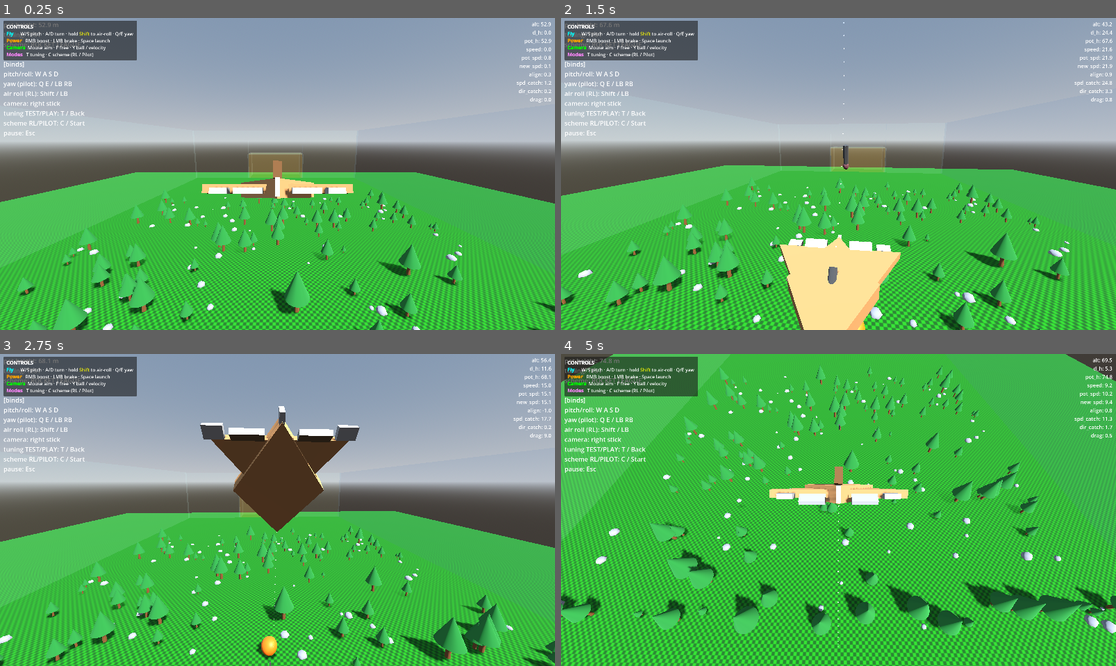
Above: before the commit, frames 1-4 (two rows, left to right).
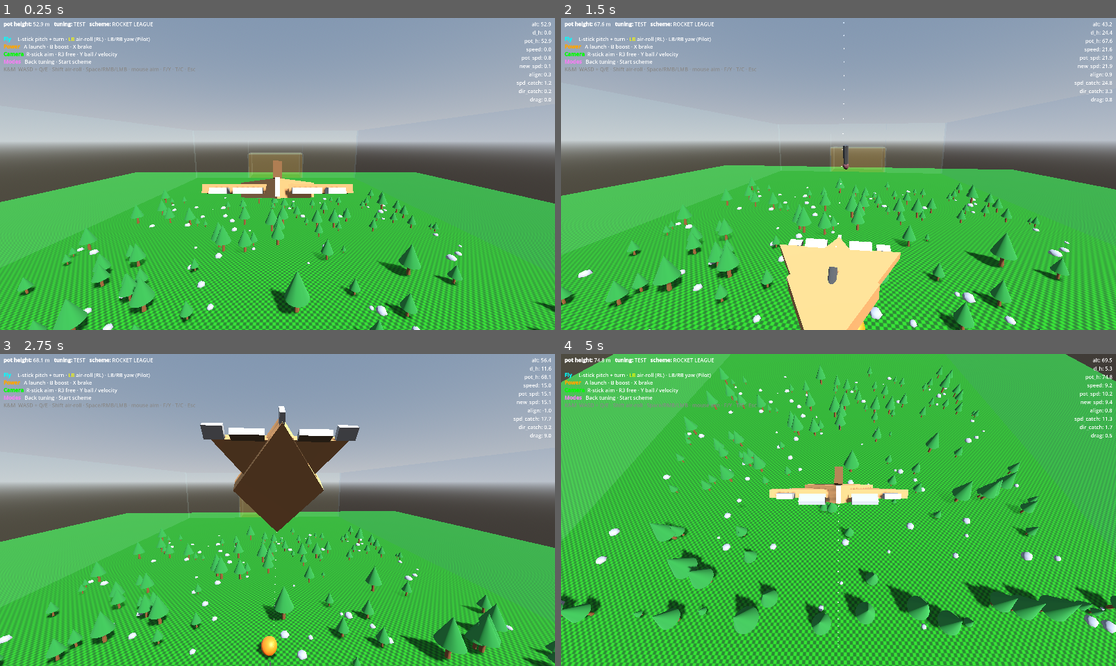
Above: after the commit, the same moments.

Repository: westonkelliher/glider
Game: Godot game, scene res://scenes/main.tscn
Two runs of this game, one before a commit and one after it. Both use one fixed random seed, a clock stepped at 60 frames per second and the inputs below.
Inputs (mouse positions are in pixels of both pictures, inside the frame that each line leads up to):
- Up to frame 1 (0.25 s): no input
- Up to frame 2 (1.5 s): tap Enter at 0.5 s; move the mouse to (866, 174) at 0.52 s; hold Right mouse button (boost) 0.53-1.28 s; hold W (move_forward) from 0.53 s (still down); tap Space (launch) at 0.8, 1.35 s; move the mouse to (810, 174) at 1.27 s
- Up to frame 3 (2.75 s): keep holding W (move_forward); right-click (249, 510) at 1.55 s; move the mouse to (288, 503) at 2.02 s; press the mouse at (288, 503) at 2.03 s; tap Space (launch) at 2.3 s
- Up to frame 4 (5 s): keep holding W (move_forward); move the mouse to (832, 516) at 2.77 s; release the mouse at (832, 516) at 2.78 s; tap Shift (air_roll) at 2.85 s; right-click (832, 516) at 3.05 s; move the mouse to (877, 513) at 3.52 s; hold Right mouse button (boost) 3.53-4.28 s; tap Space (launch) at 3.8 s; move the mouse to (794, 506) at 4.27 s; tap Y (cam_ball_toggle) at 4.35 s; right-click (794, 506) at 4.55 s

The runs differ from the first frame. In frame 1, 3.7% of the frame differs, in the area x 0-36%, y 0-39%; in frame 2, 3.7%; in frame 3, 3.7%; in frame 4, 3.9%.

Commit message:
HUD: remove duplicate controls panel; color-code binds, controller-first
The runtime hud.gd already drew a top-left binds list, so the main.tscn
panel was a second overlapping layer. Drop it and instead enhance the
existing HUD: RichTextLabel + BBCode color coding, gamepad bindings
primary (incl. new R3 free / Y ball-cam) and K&M as a dimmed secondary line.

Co-Authored-By: Claude Opus 4.8 (1M context) <noreply@anthropic.com>

Diff:
--- a/scenes/main.tscn
+++ b/scenes/main.tscn
@@ -45,32 +45,3 @@
 transform = Transform3D(1, 0, 0, 0, 1, 0, 0, 0, 1, 2.9999924, 82.19779, 90.10272)
 target = NodePath("../GliderBody")
 ball = NodePath("../Ball")
-
-[node name="HUD" type="CanvasLayer" parent="."]
-
-[node name="Panel" type="PanelContainer" parent="HUD"]
-offset_left = 12.0
-offset_top = 10.0
-offset_right = 12.0
-offset_bottom = 10.0
-grow_horizontal = 1
-grow_vertical = 1
-
-[node name="Margin" type="MarginContainer" parent="HUD/Panel"]
-theme_override_constants/margin_left = 10
-theme_override_constants/margin_top = 8
-theme_override_constants/margin_right = 12
-theme_override_constants/margin_bottom = 8
-
-[node name="Controls" type="RichTextLabel" parent="HUD/Panel/Margin"]
-bbcode_enabled = true
-fit_content = true
-scroll_active = false
-autowrap_mode = 0
-theme_override_font_sizes/normal_font_size = 16
-theme_override_font_sizes/bold_font_size = 17
-text = "[b]CONTROLS[/b]
-[color=aqua][b]Fly[/b][/color]      W/S pitch · A/D turn · hold [color=yellow]Shift[/color] to air-roll · Q/E yaw
-[color=orange][b]Power[/b][/color]   RMB boost · LMB brake · Space launch
-[color=lime][b]Camera[/b][/color]  Mouse aim · F free · Y ball / velocity
-[color=violet][b]Modes[/b][/color]   T tuning · C scheme (RL / Pilot)"
--- a/scripts/hud.gd
+++ b/scripts/hud.gd
@@ -3,23 +3,27 @@
 ## of these and pushes values to it each physics frame. Top-left = pot/mode/binds
 ## (set_readout); top-right = labeled debug stats (set_stats).
 
-const BINDS := "[binds]\n" \
-	+ "pitch/roll: W A S D\n" \
-	+ "yaw (pilot): Q E / LB RB\n" \
-	+ "air roll (RL): Shift / LB\n" \
-	+ "camera: right stick\n" \
-	+ "tuning TEST/PLAY: T / Back\n" \
-	+ "scheme RL/PILOT: C / Start\n" \
-	+ "pause: Esc"
+# Controller-first; keyboard/mouse is the dimmed secondary line.
+const BINDS := "[color=aqua][b]Fly[/b][/color]     L-stick pitch + turn · [color=yellow]LB[/color] air-roll (RL) · LB/RB yaw (Pilot)\n" \
+	+ "[color=orange][b]Power[/b][/color]   A launch · B boost · X brake\n" \
+	+ "[color=lime][b]Camera[/b][/color]  R-stick aim · R3 free · Y ball / velocity\n" \
+	+ "[color=violet][b]Modes[/b][/color]   Back tuning · Start scheme\n" \
+	+ "[color=#888888]K&M  WASD + Q/E · Shift air-roll · Space/RMB/LMB · mouse aim · F/Y · T/C · Esc[/color]"
 
-var _pot_label: Label
+var _pot_label: RichTextLabel
 var _stats_label: Label
 
 
 func _ready() -> void:
-	_pot_label = Label.new()
+	_pot_label = RichTextLabel.new()
+	_pot_label.bbcode_enabled = true
+	_pot_label.fit_content = true
+	_pot_label.scroll_active = false
+	_pot_label.autowrap_mode = TextServer.AUTOWRAP_OFF
 	_pot_label.position = Vector2(12, 8)
-	_pot_label.add_theme_font_size_override("font_size", 22)
+	_pot_label.custom_minimum_size = Vector2(680, 0)
+	_pot_label.add_theme_font_size_override("normal_font_size", 18)
+	_pot_label.add_theme_font_size_override("bold_font_size", 18)
 	add_child(_pot_label)
 
 	# Top-right, right-aligned so the fixed-decimal values stay pinned to the
@@ -35,7 +39,7 @@
 
 
 func set_readout(pot_height: float, tuning_name: String, scheme_name: String) -> void:
-	_pot_label.text = "pot height: %.1f m\ntuning: %s\nscheme: %s\n\n%s" \
+	_pot_label.text = "[b]pot height:[/b] %.1f m   [b]tuning:[/b] %s   [b]scheme:[/b] %s\n\n%s" \
 		% [pot_height, tuning_name, scheme_name, BINDS]
 
 
